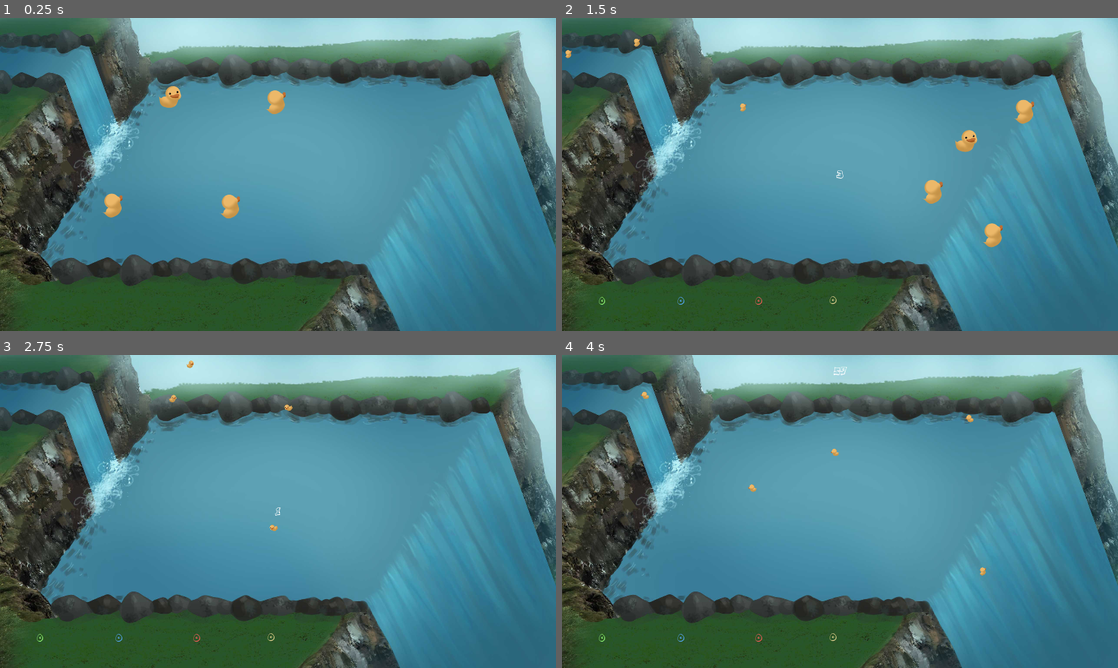
Above: before the commit, frames 1-4 (two rows, left to right).
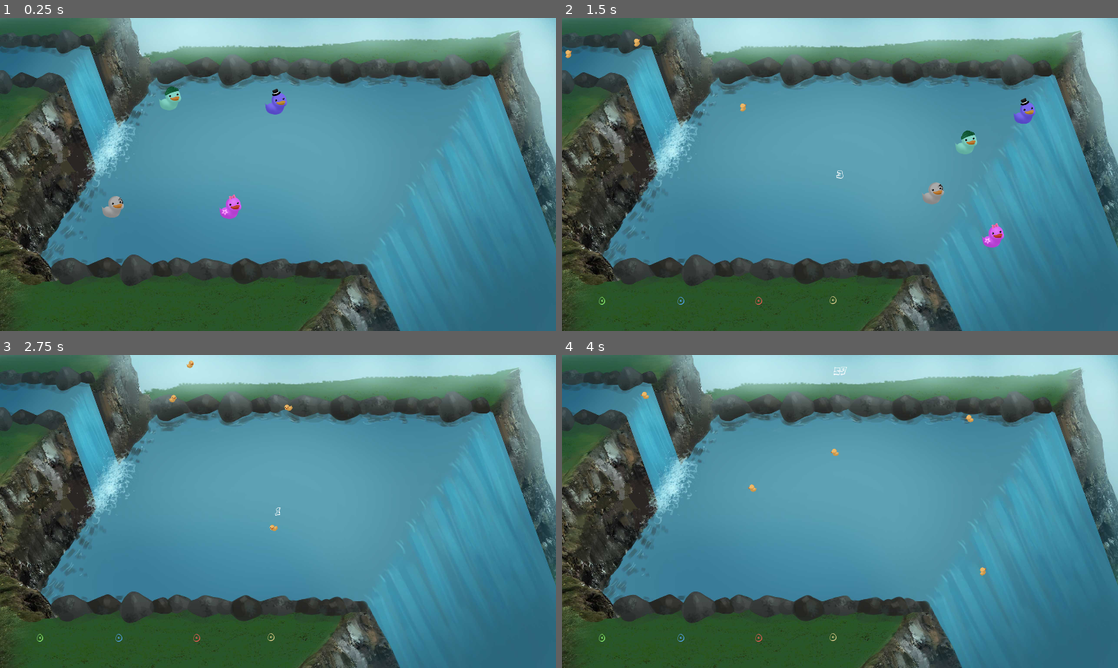
Above: after the commit, the same moments.

Repository: TeamAwesomeTOJam/ducks
Game: Godot game, scene res://Game.tscn
The game is run twice, just before and just after one commit, with the same random seed, the same clock (stepped at 60 frames per second) and the same inputs.
Inputs:
- Up to frame 1 (0.25 s): no input
- Up to frame 2 (1.5 s): tap Enter (p0duck) at 0.5, 0.6, 1.35 s; hold Up (ui_up) 0.53-1.28 s
- Up to frame 3 (2.75 s): hold Up (ui_up) from 2.03 s (still down); tap Enter (p0duck) at 2.1 s
- Up to frame 4 (4 s): tap Enter (p0duck) at 2.85, 3.6 s; release Up (ui_up) at 3.53 s

The runs differ from the first frame. In frame 1, 1.7% of the frame differs, in the area x 13-92%, y 17-83%; in frame 2, 1.7%; in frame 3, 0.8%; in frame 4, 0.8%.

Commit message:
fix player sprites

Diff:
--- a/Game.tscn
+++ b/Game.tscn
@@ -37,7 +37,7 @@
 custom_solver_bias = 0.0
 extents = Vector2( 100, 720 )
 
-[node name="Game" type="Node" index="0"]
+[node name="Game" type="Node"]
 
 script = ExtResource( 1 )
 Player = ExtResource( 2 )
@@ -47,7 +47,7 @@
 
 frames = SubResource( 1 )
 animation = "loop"
-frame = 4
+frame = 1
 playing = true
 offset = Vector2( 1280, 720 )
 _sections_unfolded = [ "Z Index" ]
--- a/Player.tscn
+++ b/Player.tscn
@@ -1,33 +1,105 @@
-[gd_scene load_steps=10 format=2]
+[gd_scene load_steps=22 format=2]
 
 [ext_resource path="res://Player.gd" type="Script" id=1]
 [ext_resource path="res://FollowingDuck.tscn" type="PackedScene" id=2]
-[ext_resource path="res://Art/Player/teamawesome_default_duck_left.png" type="Texture" id=3]
-[ext_resource path="res://Art/Player/teamawesome_default_duck_right.png" type="Texture" id=4]
-[ext_resource path="res://Art/Player/teamawesome_default_duck_down.png" type="Texture" id=5]
-[ext_resource path="res://Art/Player/teamawesome_default_duck_up.png" type="Texture" id=6]
+[ext_resource path="res://Art/Player/teamawesome_pinky_duck_right.png" type="Texture" id=3]
+[ext_resource path="res://Art/Player/teamawesome_purplegentledude_duck_right.png" type="Texture" id=4]
+[ext_resource path="res://Art/Player/teamawesome_pinky_duck_left.png" type="Texture" id=5]
+[ext_resource path="res://Art/Player/teamawesome_purplegentledude_duck_down.png" type="Texture" id=6]
+[ext_resource path="res://Art/Player/teamawesome_miketyson_duck_up.png" type="Texture" id=7]
+[ext_resource path="res://Art/Player/teamawesome_green_duck_left.png" type="Texture" id=8]
+[ext_resource path="res://Art/Player/teamawesome_green_duck_right.png" type="Texture" id=9]
+[ext_resource path="res://Art/Player/teamawesome_green_duck_down.png" type="Texture" id=10]
+[ext_resource path="res://Art/Player/teamawesome_green_duck_up.png" type="Texture" id=11]
+[ext_resource path="res://Art/Player/teamawesome_purplegentledude_duck_left.png" type="Texture" id=12]
+[ext_resource path="res://Art/Player/teamawesome_miketyson_duck_down.png" type="Texture" id=13]
+[ext_resource path="res://Art/Player/teamawesome_purplegentledude_duck_up.png" type="Texture" id=14]
+[ext_resource path="res://Art/Player/teamawesome_pinky_duck_up.png" type="Texture" id=15]
+[ext_resource path="res://Art/Player/teamawesome_pinky_duck_down.png" type="Texture" id=16]
+[ext_resource path="res://Art/Player/teamawesome_miketyson_duck_right.png" type="Texture" id=17]
+[ext_resource path="res://Art/Player/teamawesome_miketyson_duck_left.png" type="Texture" id=18]
 
 [sub_resource type="SpriteFrames" id=1]
 
 animations = [ {
 "frames": [ ExtResource( 3 ) ],
 "loop": true,
-"name": "p0_left",
+"name": "p2_right",
 "speed": 5.0
 }, {
 "frames": [ ExtResource( 4 ) ],
 "loop": true,
-"name": "p0_right",
+"name": "p3_right",
 "speed": 5.0
 }, {
 "frames": [ ExtResource( 5 ) ],
 "loop": true,
-"name": "p0_down",
+"name": "p2_left",
 "speed": 5.0
 }, {
 "frames": [ ExtResource( 6 ) ],
 "loop": true,
+"name": "p3_down",
+"speed": 5.0
+}, {
+"frames": [ ExtResource( 7 ) ],
+"loop": true,
+"name": "p1_up",
+"speed": 5.0
+}, {
+"frames": [ ExtResource( 8 ) ],
+"loop": true,
+"name": "p0_left",
+"speed": 5.0
+}, {
+"frames": [ ExtResource( 9 ) ],
+"loop": true,
+"name": "p0_right",
+"speed": 5.0
+}, {
+"frames": [ ExtResource( 10 ) ],
+"loop": true,
+"name": "p0_down",
+"speed": 5.0
+}, {
+"frames": [ ExtResource( 11 ) ],
+"loop": true,
 "name": "p0_up",
+"speed": 5.0
+}, {
+"frames": [ ExtResource( 12 ) ],
+"loop": true,
+"name": "p3_left",
+"speed": 5.0
+}, {
+"frames": [ ExtResource( 13 ) ],
+"loop": true,
+"name": "p1_down",
+"speed": 5.0
+}, {
+"frames": [ ExtResource( 14 ) ],
+"loop": true,
+"name": "p3_up",
+"speed": 5.0
+}, {
+"frames": [ ExtResource( 15 ) ],
+"loop": true,
+"name": "p2_up",
+"speed": 5.0
+}, {
+"frames": [ ExtResource( 16 ) ],
+"loop": true,
+"name": "p2_down",
+"speed": 5.0
+}, {
+"frames": [ ExtResource( 17 ) ],
+"loop": true,
+"name": "p1_right",
+"speed": 5.0
+}, {
+"frames": [ ExtResource( 18 ) ],
+"loop": true,
+"name": "p1_left",
 "speed": 5.0
 } ]
 
